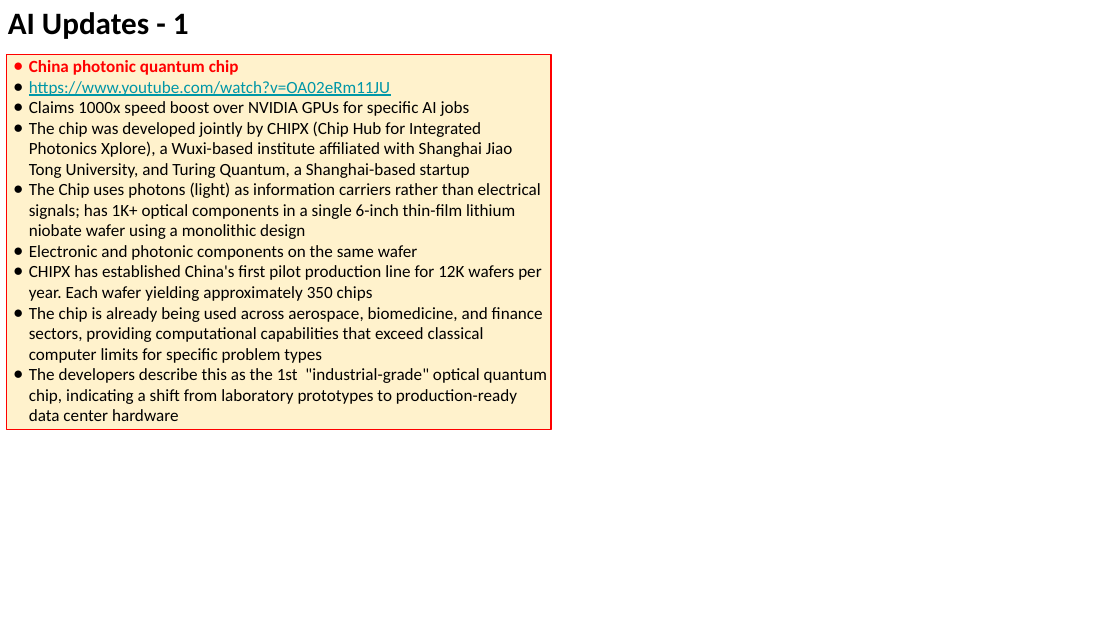
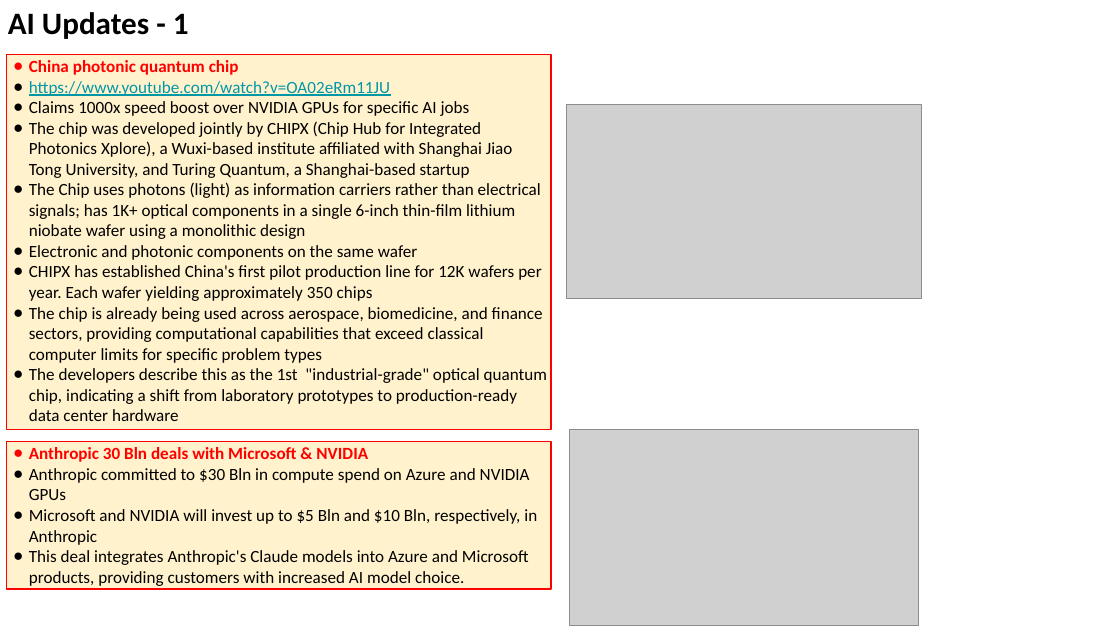
Before and after one commit to lselector/seminar, a slide deck: slide 5 of 2025/2025-11-21-AI-Updates.pptx (slide 4 before the commit). Drawn at 1120x630 pixels with LibreOffice and Linux fonts; fonts in the diff are those of the drawing; grey boxes stand for pictures. Boxes give left, top, right and bottom in pixels: in the first picture for what was removed or moved away, otherwise in the second. Text is boxed around its words. In the diff, an @@ line names an element or a change of style, - is before the commit and + after.

```diff
--- a/2025/2025-11-21-AI-Updates.pptx
+++ b/2025/2025-11-21-AI-Updates.pptx
@@ picture added at <box>567,104,922,298</box> @@
@@ rectangle added at <box>7,441,551,589</box>, fill #FFF2CC, outline #FF0000 0.75 pt, 11 pt, text #000000 @@
+● Anthropic 30 Bln deals with Microsoft & NVIDIA
+● Anthropic committed to $30 Bln in compute spend on Azure and NVIDIA GPUs
+● Microsoft and NVIDIA will invest up to $5 Bln and $10 Bln, respectively, in Anthropic
+● This deal integrates Anthropic's Claude models into Azure and Microsoft products, providing customers with increased AI model choice.
@@ picture added at <box>570,430,918,626</box> @@
```
Also in this commit, not shown: 8 other slides changed, 3 slides added, 1 slide removed.
